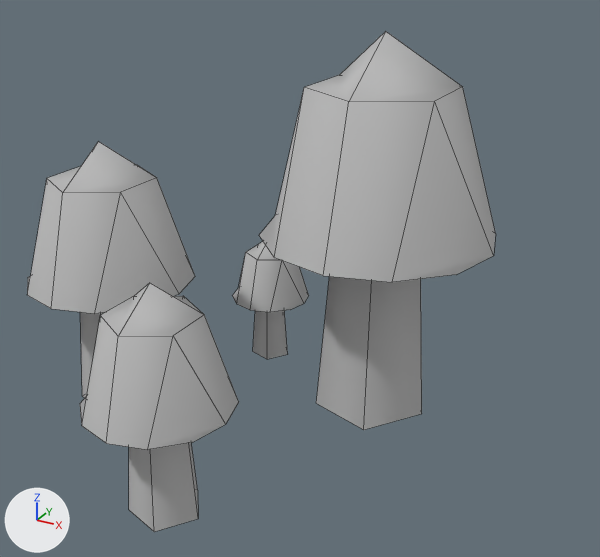
The OBJ model 3D Objects/Setas/Mushrooms_02.obj: old version first, new version second.
Both versions are drawn from a 50 mm lens placed at (4.31, -6.45, 5.05), pointed at (0.54, 0.39, 1.63). Arrows for +X, +Y and +Z are at lower left; the lights stay in place. Mesh edges are drawn as thin lines. Where no turn or scale is listed for an object, it has been applied to the vertices.

In view in the first picture: 'Mushrooms_02'.
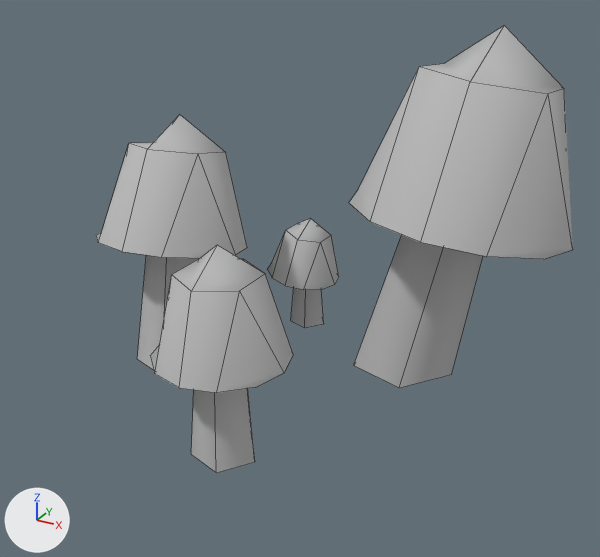
Boxes (x1, y1, x2, y2) around the edits, measured in the pictures (600 x 557 px; the box of a moved part takes in the faces that stretch with it):
'Mushrooms_02', reshaped (11% shorter): before (27, 31, 496, 532); after (96, 25, 573, 473)
part 1 of me_mushrooms_02, moved or reshaped: before (259, 31, 496, 282); after (349, 25, 573, 259)
part 2 of me_mushrooms_02, moved or reshaped: before (27, 141, 195, 314); after (96, 115, 247, 258)
part 3 of me_mushrooms_02, moved or reshaped: before (129, 443, 198, 532); after (191, 388, 255, 473)
part 4 of me_mushrooms_02, moved or reshaped: before (80, 283, 239, 450); after (150, 245, 293, 393)
part 5 of me_mushrooms_02, moved or reshaped: before (233, 241, 309, 312); after (268, 219, 339, 290)
part 6 of me_mushrooms_02, moved or reshaped: before (80, 276, 422, 430); after (137, 235, 483, 388)

Edits to the bpy script that builds the scene:
```text
Change me_mushrooms_02:
    where me_mushrooms_02.from_pydata(...)  # 116 vertices, 68 faces; spans x -2.34..2.34, y -2.27..2.27, z 0.0..4.04
    used by ob_mushrooms_02; location = (0.0, 0.0, 0.0)
    before: 0 (1.29, 1.63, 0.0), 1 (0.6, 1.4, 0.0), 2 (0.6, 0.67, 0.0) at pixel (316, 403), 3 (1.29, 0.45, 0.0) at pixel (363, 429), 4 (1.72, 1.04, 0.0) at pixel (421, 413)
    before: 29 (-1.3, 0.21, 0.0), 30 (-1.81, 0.05, 0.0), 31 (-1.81, -0.48, 0.0) at pixel (82, 396), 32 (-1.3, -0.65, 0.0), 33 (-0.99, -0.22, 0.0)
    before: 87 (-0.41, 1.72, 0.0), 88 (-0.67, 1.64, 0.0), 89 (-0.67, 1.36, 0.0) at pixel (252, 351), 90 (-0.41, 1.27, 0.0) at pixel (267, 359), 91 (-0.24, 1.5, 0.0) at pixel (287, 354)
    me_mushrooms_02 part 1: the loose piece of 19 vertices spanning x -0.12..2.34, y -0.19..2.27, z 2.0..4.04 is multiplied about its middle by the matrix ((0.994, -0.012, 0.112), (0.0, 0.994, 0.108), (-0.113, -0.108, 0.988)), then moved by (0.7, 0.98, 0.0)
    me_mushrooms_02 part 2: the loose piece of 19 vertices spanning x -2.34..-0.54, y -1.12..0.68, z 1.46..2.95 is turned -11.4 degrees about the x axis through its middle, then moved by (-0.05, 1.29, 0.0)
    me_mushrooms_02 part 3: the loose piece of 10 vertices spanning x -0.07..0.57, y -1.91..-1.24, z 0.0..1.96 is moved by (0.0, 0.98, 0.0)
    me_mushrooms_02 part 4: the loose piece of 19 vertices spanning x -0.47..0.92, y -2.27..-0.88, z 1.13..2.28 is moved by (0.0, 0.98, 0.0)
    me_mushrooms_02 part 5: the loose piece of 19 vertices spanning x -0.94..-0.01, y 1.03..1.97, z 0.76..1.54 is turned 7.8 degrees about the y axis through its middle, then moved by (0.07, 0.8, 0.0)
    me_mushrooms_02 part 6
    add for i in [*range(0, 5), *range(29, 34), *range(87, 92)]: me_mushrooms_02.vertices[i].co += Vector((0.0, 0.98, 0.0))
    me_mushrooms_02.vertices[5].co: (1.23, 1.38, 3.47) -> (1.98, 2.41, 3.41)
    me_mushrooms_02.vertices[6].co: (0.83, 1.25, 3.47) -> (1.59, 2.28, 3.47)
    me_mushrooms_02.vertices[7].co: (0.83, 0.83, 3.47) -> (1.59, 1.86, 3.52)
    me_mushrooms_02.vertices[8].co: (1.23, 0.7, 3.47) -> (1.99, 1.73, 3.48)
    me_mushrooms_02.vertices[9].co: (1.48, 1.04, 3.47) -> (2.23, 2.07, 3.42)
    me_mushrooms_02.vertices[34].co: (-1.34, 0.03, 2.54) -> (-1.4, 1.39, 2.48)
    me_mushrooms_02.vertices[35].co: (-1.64, -0.06, 2.54) -> (-1.69, 1.29, 2.5)
    me_mushrooms_02.vertices[36].co: (-1.64, -0.37, 2.54) -> (-1.69, 0.99, 2.56)
    me_mushrooms_02.vertices[37].co: (-1.34, -0.47, 2.54) -> (-1.4, 0.9, 2.58)
    me_mushrooms_02.vertices[38].co: (-1.16, -0.22, 2.54) -> (-1.22, 1.14, 2.53)
    me_mushrooms_02.vertices[92].co: (-0.43, 1.63, 1.32) -> (-0.34, 2.43, 1.31)
    me_mushrooms_02.vertices[93].co: (-0.58, 1.58, 1.32) -> (-0.49, 2.38, 1.33)
    me_mushrooms_02.vertices[94].co: (-0.58, 1.42, 1.32) -> (-0.49, 2.22, 1.33)
    me_mushrooms_02.vertices[95].co: (-0.43, 1.37, 1.32) -> (-0.34, 2.17, 1.31)
    me_mushrooms_02.vertices[96].co: (-0.33, 1.5, 1.32) -> (-0.24, 2.3, 1.3)
```
